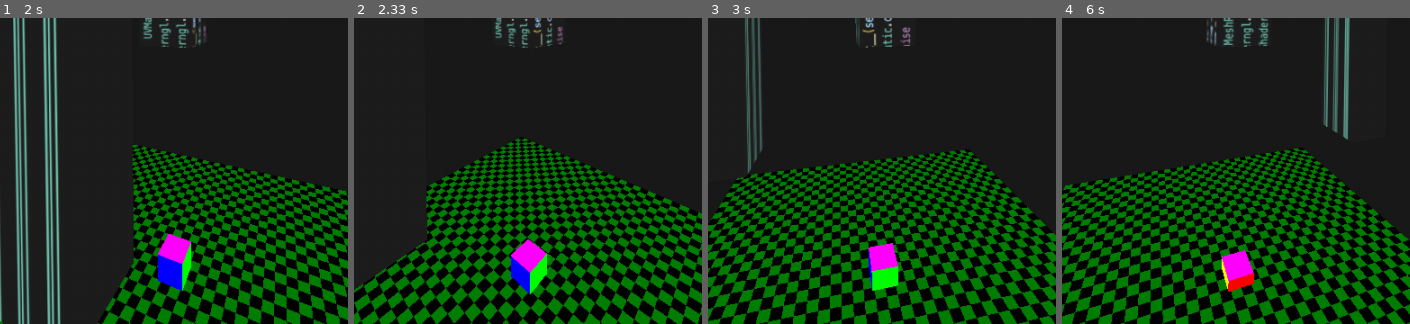
Above: before the commit, frames 1-4 (left to right).
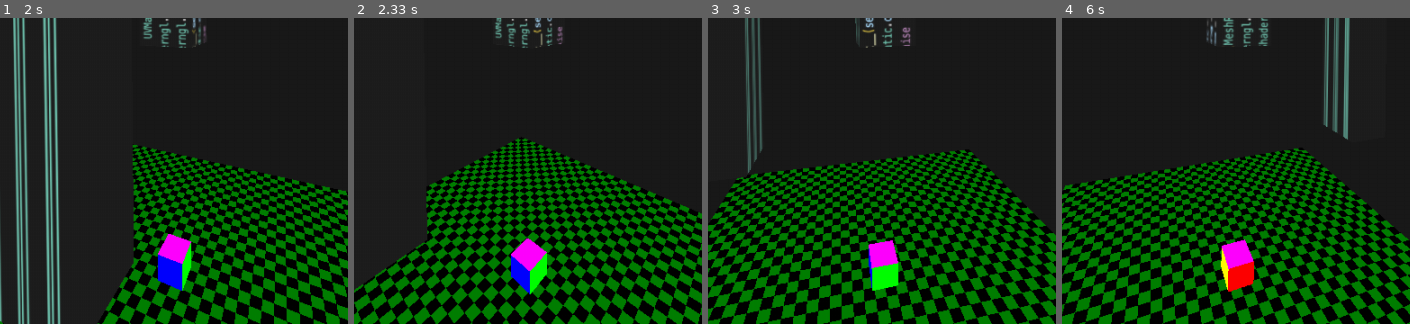
Above: after the commit, the same moments.

Repository: Oshota501/Pygame_Prog
Game: pygame game, started from main.py
Same seed, same stepped clock (60 frames per second), same inputs: the game is played once before the commit and once after it.
Inputs:
- Up to frame 1 (2 s): no input
- Up to frame 2 (2.33 s): no input
- Up to frame 3 (3 s): no input
- Up to frame 4 (6 s): no input
The pictures show only the part of the screen within x 26-76%, y 50-100%; the shares and areas given below are measured in that part.

Frame 1 is identical in both runs. In frame 2, 0.2% of the frame differs, in the area x 45-56%, y 71-84%; in frame 3, 0.3%; in frame 4, 0.8%, in the area x 45-56%, y 72-89%.

Commit message:
fix : 物体に沈み込む現象修正

Diff:
--- a/PyGame3d/GameObject/sprite.py
+++ b/PyGame3d/GameObject/sprite.py
@@ -77,19 +77,24 @@
 class Sprite3DGravityPhysics (
     Sprite3DPhysicsComponent
 ) :
+    _delta_position : Vector3
     def __init__(self,
             velocity:Vector3=Vector3(0,0,0),
             mass:float=1,
             use_velocity:bool = False,
     ) -> None:
         super().__init__(velocity,mass,use_velocity=use_velocity)
+        self._delta_position = Vector3()
     def cal_position (self,deltaMS:float,position:Vector3) -> Vector3 :
         if self.use_velocity :
             deltaS = deltaMS*0.001
             g = static.gravity_asseleration
             self.velocity += g*deltaS
-            position = position + self.velocity*deltaS
-        return position
+            self._delta_position = self.velocity*deltaS
+        else :
+            self._delta_position = Vector3(0,0,0)
+
+        return self._delta_position
 
 class PhysicsObject (ABC) :
     @abstractmethod
@@ -122,6 +127,8 @@
     _collide_enabled : bool
     _bounding_obj : list[Sprite3DBoundingObject]
     physics : Sprite3DPhysicsComponent
+    is_collide : bool
+    _double_collide : int
 
     def __init__(self,
             name="Sprite",
@@ -137,6 +144,8 @@
         self.mesh = mesh
         self._collide_enabled = collision
         self._bounding_obj = bounding
+        self.is_collide = False
+        self._double_collide = 0
         # デフォルト引数の問題を回避：Noneの場合は新しいインスタンスを作成
         if physics is None:
             self.physics = Sprite3DGravityPhysics()  # デフォルトは物理演算なし
@@ -146,14 +155,19 @@
     def update(self,delta_MS:float):
         super().update(delta_MS)
         # 物理演算で位置を更新
-        if self.physics is not None:
-            self.position = self.physics.cal_position(delta_MS, self.position)
+        if self.is_collide :
+            self._double_collide += 1
+        else :
+            self._double_collide = 0
+        if self.physics is not None and self._double_collide <= 3:
+            self.position += self.physics.cal_position(delta_MS, self.position)
         if self.mesh is not None :
             self.mesh.render(Transform(
                 self.get_position(),
                 self.get_rotation(),
                 self.get_scale()
             ))
+        self.is_collide = False
         # else :
         #     print("not set mesh")
     def get_mesh(self) -> MeshLike|None:
@@ -211,8 +225,9 @@
     def collide(self,other:CollisionDetectionContainer) -> None:
         """you can use function when collided .please over ride."""
         self.physics.velocity *= -self.physics.coefficient
-        if self.physics.velocity.normalized().length_squared() <= 0.04 :
+        if self.physics.velocity.normalized().length_squared() <= 0.001 :
             self.set_velocity = Vector3(0,0,0)
+        self.is_collide = True
         return
     # override
     # spriteオブジェクトはset命令でvelocityをリセットする仕様にします。
